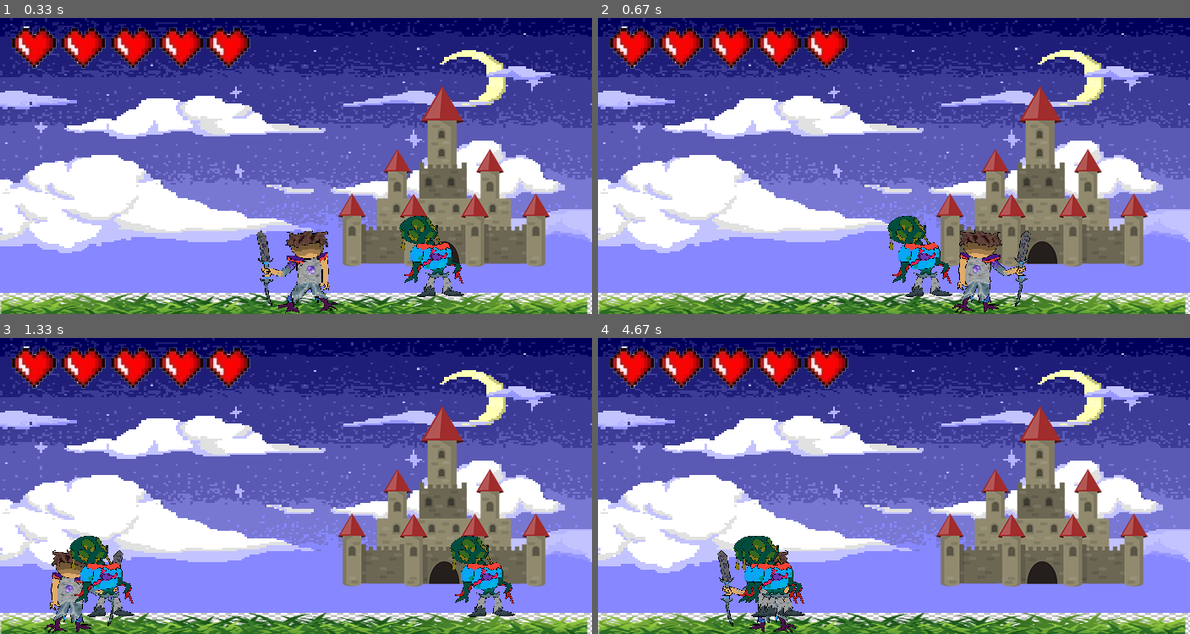
Above: before the commit, frames 1-4 (two rows, left to right).
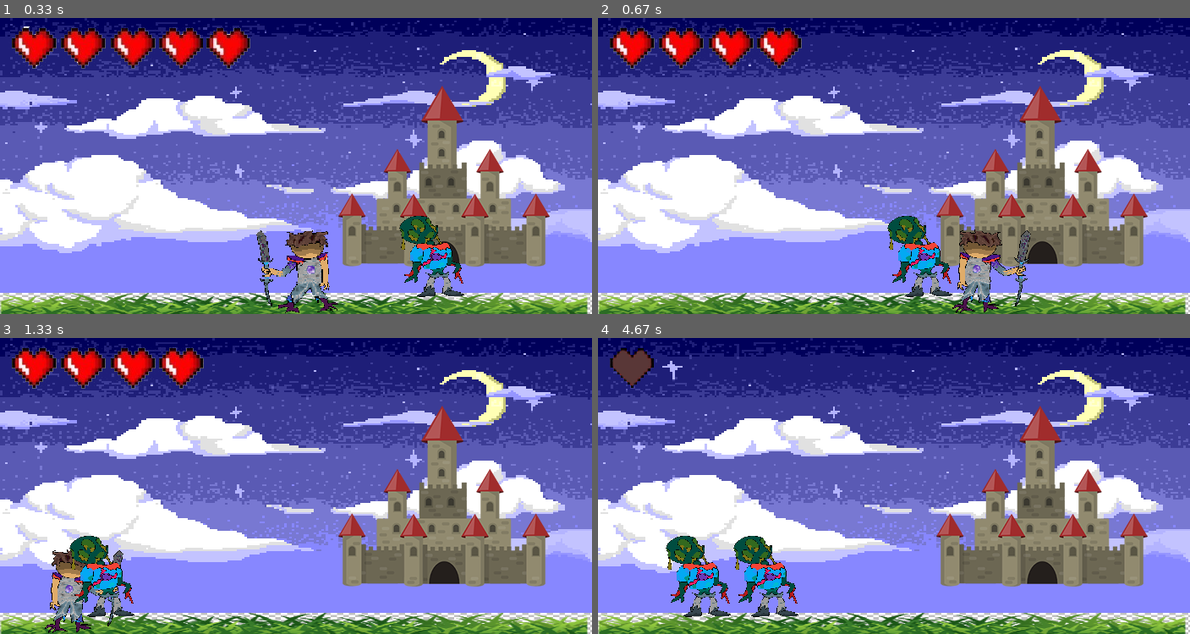
Above: after the commit, the same moments.

Repository: lolbit511/moribus-test-
Game: pygame game, started from Moribus/main.py
Same seed, same stepped clock (60 frames per second), same inputs: the game is played once before the commit and once after it.
Inputs:
- Up to frame 1 (0.33 s): no input
- Up to frame 2 (0.67 s): hold Right from 0.33 s (still down)
- Up to frame 3 (1.33 s): release Right at 0.8 s; hold Right 0.83-1.3 s
- Up to frame 4 (4.67 s): hold Left 1.33-1.87 s; hold Left 1.9-2.3 s; hold Right 2.33-2.97 s; hold Left 3-3.47 s; hold Right 3.5-3.97 s; hold Right 4-4.47 s; hold Left from 4.5 s (still down)

Frame 1 is identical in both runs. In frame 2, 0.7% of the frame differs, in the area x 4-43%, y 2-18%; in frame 3, 2.2%; in frame 4, 6.6%, in the area x 2-43%, y 2-100%.

Commit message:
updated
known bugs:
1. enemy not attacking
2. health bar resets if player gets get at health 0

Diff:
--- a/Moribus/main.py
+++ b/Moribus/main.py
@@ -88,12 +88,13 @@
         # Health
         self.health = 5
 
-        self.cooldown = True
+        self.cooldown = False
 
 
     def player_hit(self): #new
+        print("entering player hit")
         if self.cooldown == False:
-            print("entering player hit")
+
             self.cooldown = True  # Enable the cooldown
             pygame.time.set_timer(hit_cooldown, 1000)  # Resets cooldown in 1 second
 
@@ -213,7 +214,7 @@
                 self.image = run_ani_L[self.move_frame]
 
                 # Checks for collision with the Player
-        hits = pygame.sprite.spritecollide(self, Playergroup, False)
+        hits = pygame.sprite.spritecollide(self, Enemies, False)
 
                 # Activates upon either of the two expressions being true
         #if hits and player.attacking == True:
@@ -237,7 +238,7 @@
         # If touching the ground, and not currently jumping, cause the player to jump.
         if hits and not self.jumping:
             self.jumping = True
-            self.vel.y = -10
+            self.vel.y = -13
 
 
 class Castle(pygame.sprite.Sprite):
@@ -332,9 +333,9 @@
         self.rect = self.image.get_rect()
 
         # Combat
-        self.attacking = False
-        self.cooldown = False
-        self.attack_frame = 0
+        #self.attacking = False
+        #self.cooldown = False
+        #self.attack_frame = 0
 
 
         self.direction = random.randint(0, 1)  # 0 for Right, 1 for Left
@@ -383,9 +384,9 @@
             #print("Enemy killed")
 
         # If collision has occured and player not attacking, call "hit" function
-        elif hits and player.attacking == False:
-            self.player_hit()
-            print("player died")
+        #elif hits and player.attacking == False:
+            #self.player_hit()
+            #print("player died")
             #print(self.rect)
 
     def render(self):
@@ -425,7 +426,7 @@
                 self.jumping = False
 
 while True:
-
+    print(Enemies)
     gravity_check(player)
 
     for event in pygame.event.get():
@@ -464,7 +465,7 @@
             if event.key == pygame.K_RIGHT:
                 player.move()
         if event.type == hit_cooldown:
-            enemy.cooldown = False
+            player.cooldown = False
             pygame.time.set_timer(hit_cooldown, 0)
             #####################print("CD complete")
 
